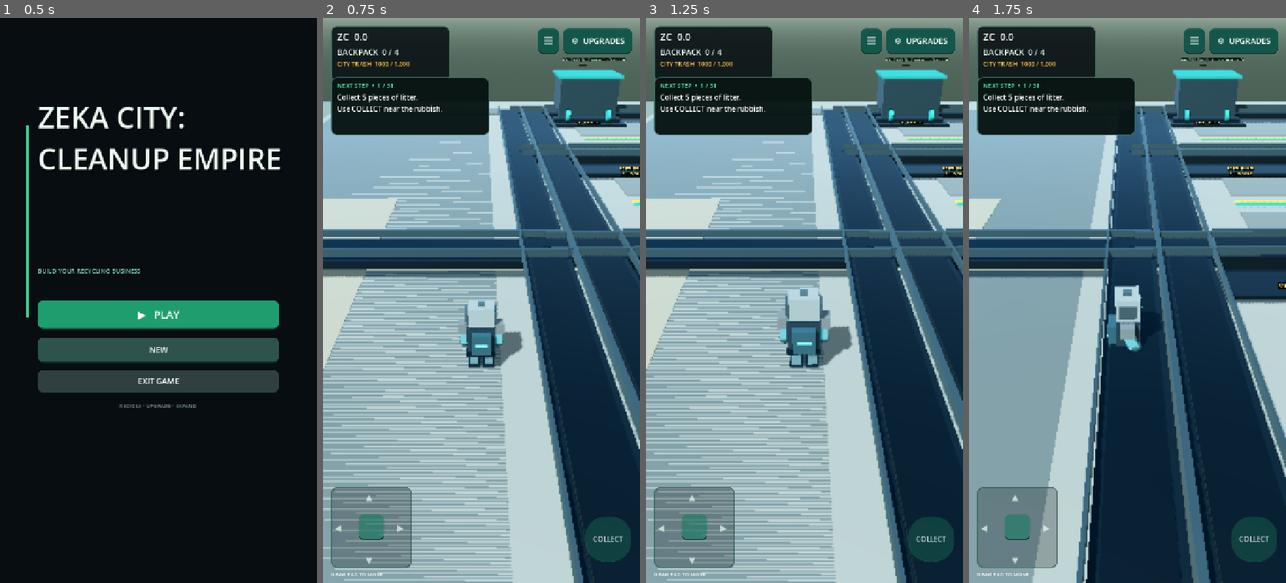
Above: before the commit, frames 1-4 (left to right).
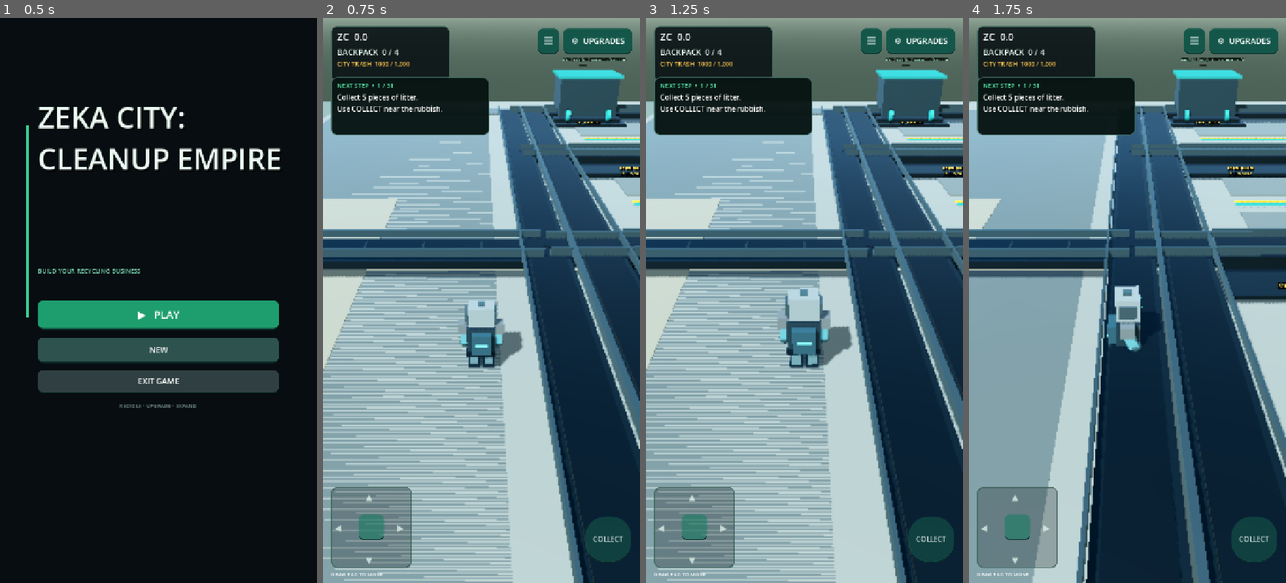
Above: after the commit, the same moments.

Repository: zekainstabot/trash-empire
Game: Godot game, scene res://Scenes/Main.tscn
Two runs of this game, one before a commit and one after it. Both use one fixed random seed, a clock stepped at 60 frames per second and the inputs below.
Inputs (mouse positions are in pixels of both pictures, inside the frame that each line leads up to):
- Up to frame 1 (0.5 s): no input
- Up to frame 2 (0.75 s): click "▶ PLAY" at 0.5 s
- Up to frame 3 (1.25 s): no input
- Up to frame 4 (1.75 s): move the mouse to (1197, 272) at 1.27 s; hold D (move_right) from 1.28 s (still down); click (1197, 272) at 1.42 s

Frame 1 is identical in both runs. In frame 2, less than 0.1% of the frame differs, in the area x 13-79%, y 37-43%; in frame 3, less than 0.1%; in frame 4, less than 0.1%, in the area x 13-60%, y 37-43%.

Commit message:
Connect central factory feed spine to main waste tank

Diff:
--- a/Scripts/main.gd
+++ b/Scripts/main.gd
@@ -3830,11 +3830,18 @@
 
 	# Open-air factory: no roof, walls, or structural columns.
 
-	# One straight main feed belt, one straight distribution spine, five short branches.
-	_box("WasteFeedMainFrame", Vector3(137.0, 0.68, 0.0), Vector3(18.0, 0.30, 1.8), dark_steel, false)
-	_box("WasteFeedMainBelt", Vector3(137.0, 0.88, 0.0), Vector3(17.7, 0.08, 1.35), belt_color, false)
+	# Dedicated transfer conveyor links the central cross-feed spine directly to the main waste tank.
+	# Its left end meets the tank outlet and its right end meets the middle of the five-row feed spine.
+	_box("WasteFeedMainFrame", Vector3(136.8, 0.68, 0.0), Vector3(16.8, 0.30, 1.8), dark_steel, false)
+	_box("WasteFeedMainBelt", Vector3(136.8, 0.88, 0.0), Vector3(16.55, 0.08, 1.35), belt_color, false)
 	for side_z in [-0.78, 0.78]:
-		_box("WasteFeedMainRail", Vector3(137.0, 1.08, side_z), Vector3(17.7, 0.28, 0.08), steel, false)
+		_box("WasteFeedMainRail", Vector3(136.8, 1.08, side_z), Vector3(16.55, 0.28, 0.08), steel, false)
+	for transfer_x in range(129, 145, 2):
+		var transfer_roller := _cylinder("WasteFeedMainRoller", Vector3(float(transfer_x), 0.88, 0.0), 0.045, 1.05, Color(0.12, 0.16, 0.17), false)
+		transfer_roller.rotation_degrees.x = 90.0
+	# Reinforced intake lip makes the physical connection to the tank outlet visible.
+	_box("WasteTankConveyorIntakeFrame", Vector3(128.55, 0.68, 0.0), Vector3(1.25, 0.34, 1.95), dark_steel, false)
+	_box("WasteTankConveyorIntakeBelt", Vector3(128.55, 0.89, 0.0), Vector3(1.15, 0.08, 1.42), belt_color, false)
 	_box("WasteFeedDistributorFrame", Vector3(147.0, 0.68, 0.0), Vector3(1.65, 0.30, 54.0), dark_steel, false)
 	_box("WasteFeedDistributorBelt", Vector3(147.0, 0.89, 0.0), Vector3(1.25, 0.08, 53.5), belt_color, false)
 	for side_x in [146.12, 147.88]:
